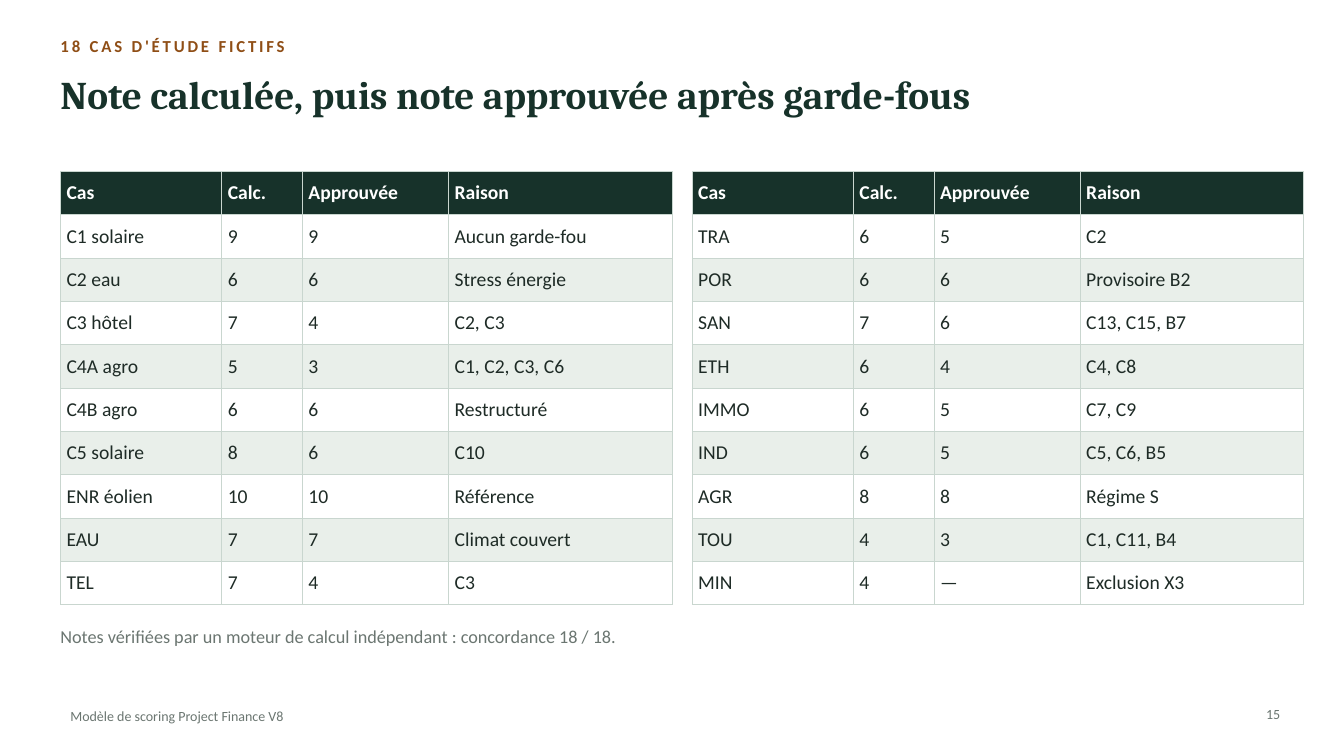
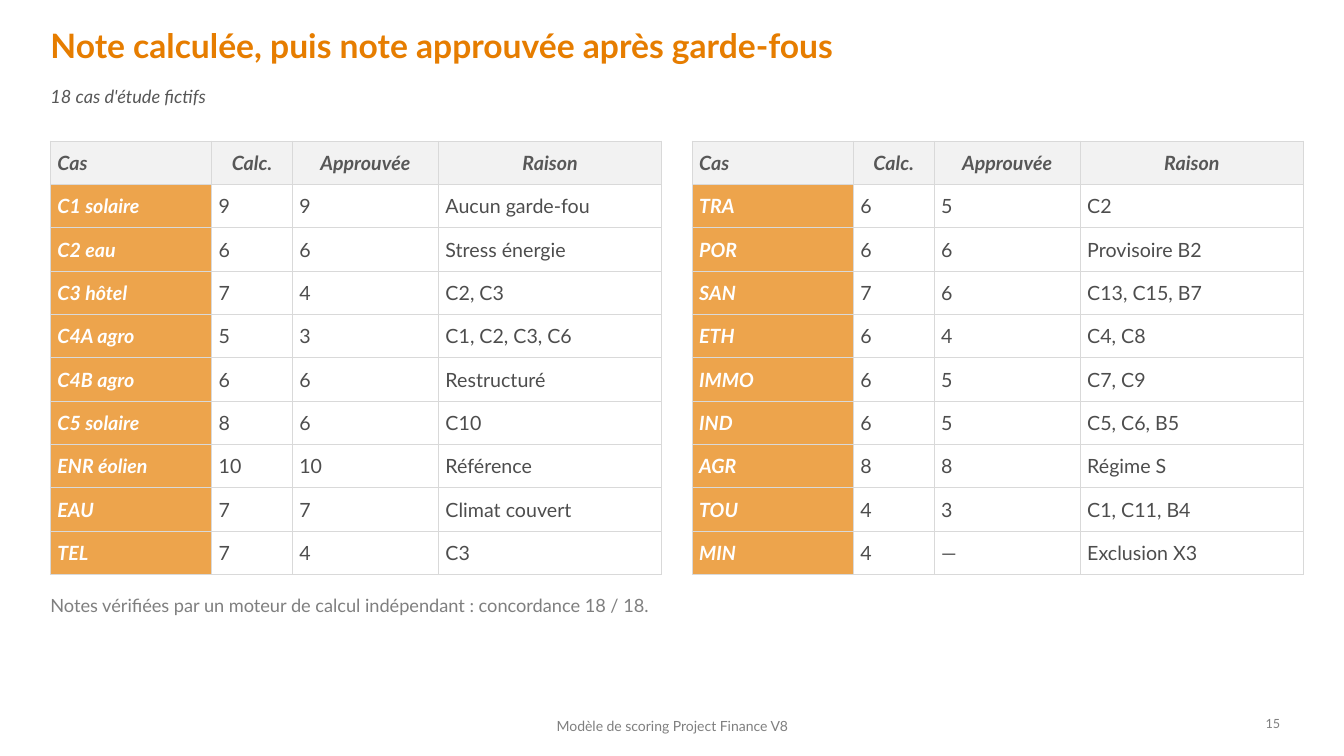
Before and after one commit to tariqeddoumi/pf-scoring-v7claude, a slide deck: slide 15 of docs/outil-excel/Presentation_scoring_PF_V8.pptx. Drawn at 1344x756 pixels with LibreOffice and Linux fonts; fonts in the diff are those of the drawing. Boxes give left, top, right and bottom in pixels: in the first picture for what was removed or moved away, otherwise in the second. Text is boxed around its words. In the diff, an @@ line names an element or a change of style, - is before the commit and + after.

```diff
--- a/docs/outil-excel/Presentation_scoring_PF_V8.pptx
+++ b/docs/outil-excel/Presentation_scoring_PF_V8.pptx
@@ title "Note calculée, puis note approuvée ...": place and size @@
-title "Note calculée, puis note approuvée ..." at box(60, 81, 970, 118)
+title "Note calculée, puis note approuvée ..." at box(50, 33, 833, 64)
@@ title "Note calculée, puis note approuvée ..." at box(50, 33, 833, 64): size 28 to 24 pt, font Cambria to Lato, text colour #17322A to #E67D00 @@
@@ text at box(50, 89, 205, 106): text changed; size 12 to 13 pt; font Calibri to Lato; text colour #8F4E16 to #575757; bold off; italic on @@
-18 CAS D'ÉTUDE FICTIFS
+18 cas d'étude fictifs
@@ table at box(50, 141, 661, 564) @@
@@ fill #17322A to #F2F2F2 in row 1 @@
@@ fill #FFFFFF to #EDA44C in 5 cells @@
@@ fill #E9EFEA to #EDA44C in 4 cells @@
@@ fill #E9EFEA to #FFFFFF in 12 cells @@
@@ font Calibri to Lato @@
@@ text colour #FFFFFF to #575757 in "Cas", "Calc.", "Approuvée", "Raison" @@
@@ italic on in "Cas", "Calc.", "Approuvée", "Raison" and 9 more places @@
@@ text colour #1E2B26 to #FFFFFF, bold on in "C1 solaire", "C2 eau", "C3 hôtel", "C4A agro" and 5 more places @@
@@ text colour #1E2B26 to #4D4D4D in "9", "9", "Aucun garde-fou", "6" and 23 more places @@
@@ alignment left to centre @@
@@ borders changed @@
@@ table: place and size @@
-table at box(60, 171, 671, 593)
+table at box(50, 141, 661, 564)
@@ table at box(693, 141, 1304, 564) @@
@@ fill #17322A to #F2F2F2 in row 1 @@
@@ fill #FFFFFF to #EDA44C in 5 cells @@
@@ fill #E9EFEA to #EDA44C in 4 cells @@
@@ fill #E9EFEA to #FFFFFF in 12 cells @@
@@ font Calibri to Lato @@
@@ text colour #FFFFFF to #575757 in "Cas", "Calc.", "Approuvée", "Raison" @@
@@ italic on in "Cas", "Calc.", "Approuvée", "Raison" and 9 more places @@
@@ text colour #1E2B26 to #FFFFFF, bold on in "TRA", "POR", "SAN", "ETH" and 5 more places @@
@@ text colour #1E2B26 to #4D4D4D in "6", "5", "C2", "6" and 23 more places @@
@@ alignment left to centre @@
@@ borders changed @@
@@ table: place and size @@
-table at box(693, 171, 1304, 593)
+table at box(693, 141, 1304, 564)
@@ text "Notes vérifiées par un moteur ...": place and size @@
-text "Notes vérifiées par un moteur ..." at box(60, 630, 616, 646)
+text "Notes vérifiées par un moteur ..." at box(50, 598, 648, 615)
@@ text "Notes vérifiées par un moteur ..." at box(50, 598, 648, 615): font Calibri to Lato, text colour #6B7671 to #7F7F7F @@
@@ text "Modèle de scoring Project Finance ...": place and size @@
-text "Modèle de scoring Project Finance ..." at box(70, 711, 283, 724)
+text "Modèle de scoring Project Finance ..." at box(557, 720, 789, 734)
@@ text "Modèle de scoring Project Finance ..." at box(557, 720, 789, 734): font Calibri to Lato, text colour #6B7671 to #7F7F7F; alignment left to centre @@
@@ page number: place and size @@
-page number at box(1266, 710, 1280, 719)
+page number at box(1266, 719, 1281, 728)
@@ page number at box(1266, 719, 1281, 728): size 10 to 9 pt, font Calibri to Lato, text colour #6B7671 to #7F7F7F @@
```
Also in this commit, not shown: 17 other slides changed.
